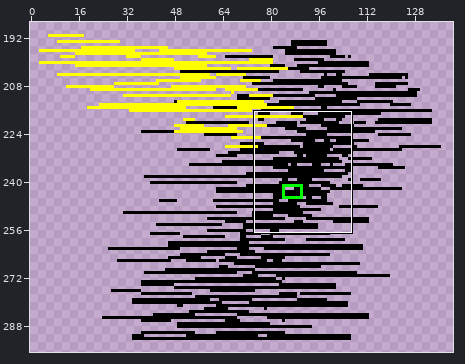
Pixel-art file -- animations/1080_二阶堂红丸_C10.aseprite. The picture above shows the old version from afar; the outline marks the close-up.
Close-up. Before the edit:
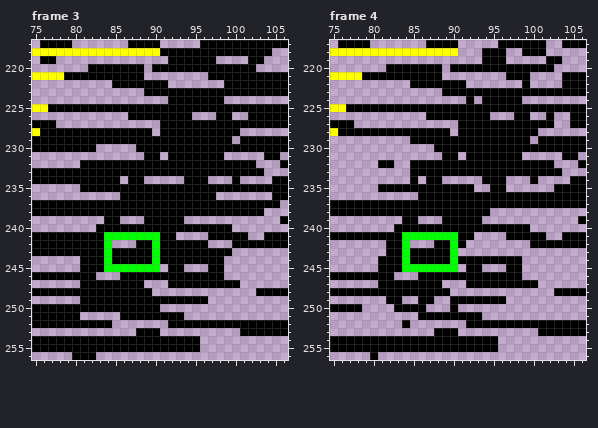
600x300 pixels, 26 frames. Shown: frame 3: x 75..106, y 217..256; frame 4: x 75..106, y 217..256. The wide view leaves out empty margins. The commit also changed other frames or places, which this record leaves out.
New version:
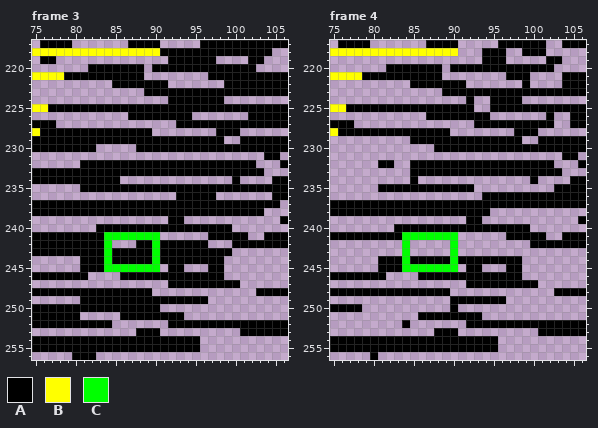
Palette (. is transparent): A #000000  B #ffff00  C #00ff00
Difference:
Changed rows in their new state; - is an unchanged pixel.
Frame 3, layer "火柴人":
first column x 84:
226 --------------..
227 -------..-------
228 -------.......--
229 ---------------.
231 -----..-.......-
234 ---..-----...---
236 --.......-------
239 ..---...--------
241 -------..-------
first column x 81:
246 -.------
247 ........
Frame 4, layer "火柴人":
first column x 81:
224 -------------.-----
225 ------------..-----
226 -----------------..
227 ----------..-------
228 ----------.......--
229 ------------------.
231 --------..-.......-
234 ------..-----...---
235 --------------..---
236 -----........------
239 ---..---...--------
241 ----------..-------
242 -..----..-.--------
243 -..-.....----------
246 -.-----------------
247 ........-----------
249 -..--..------------
250 --....-------------
